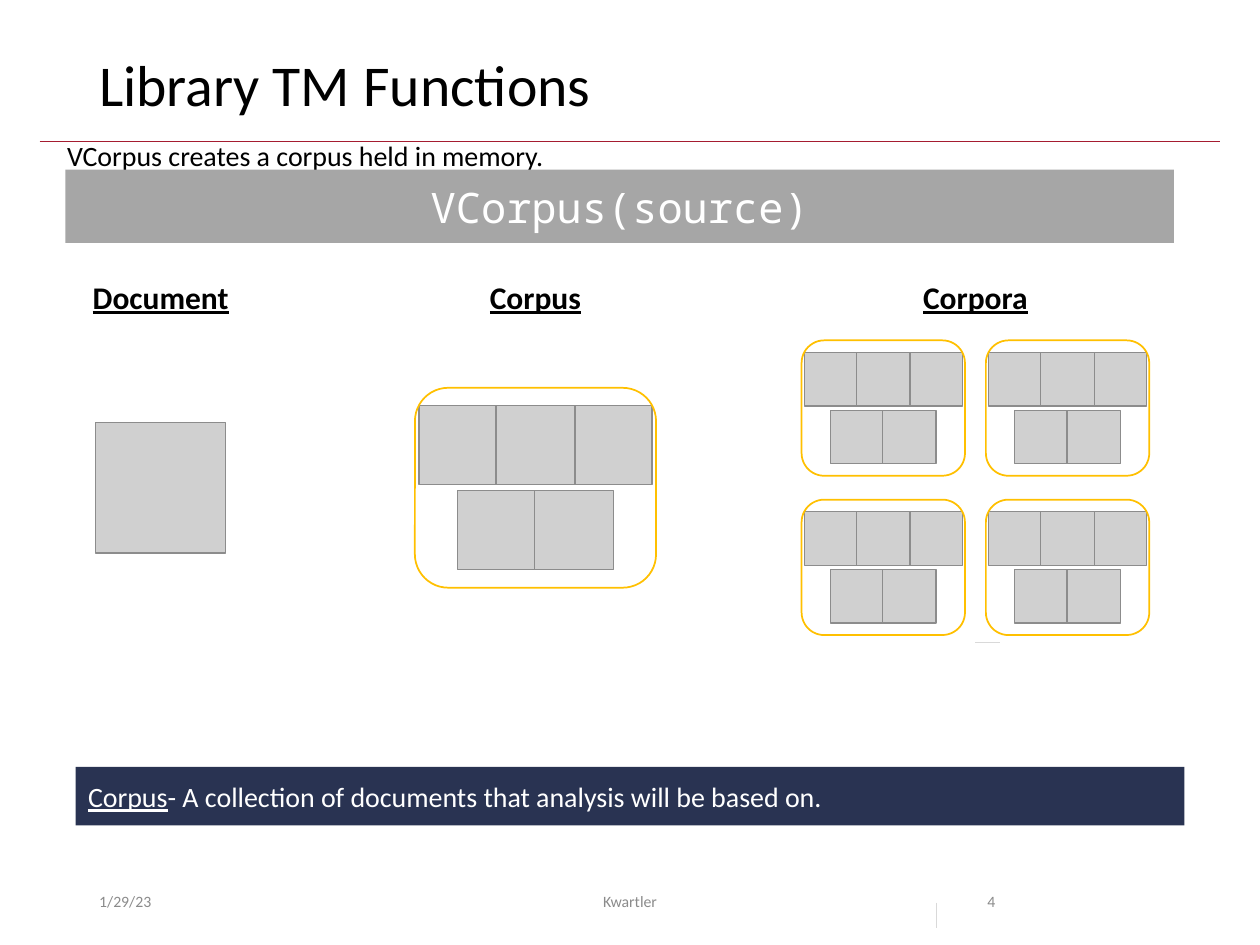
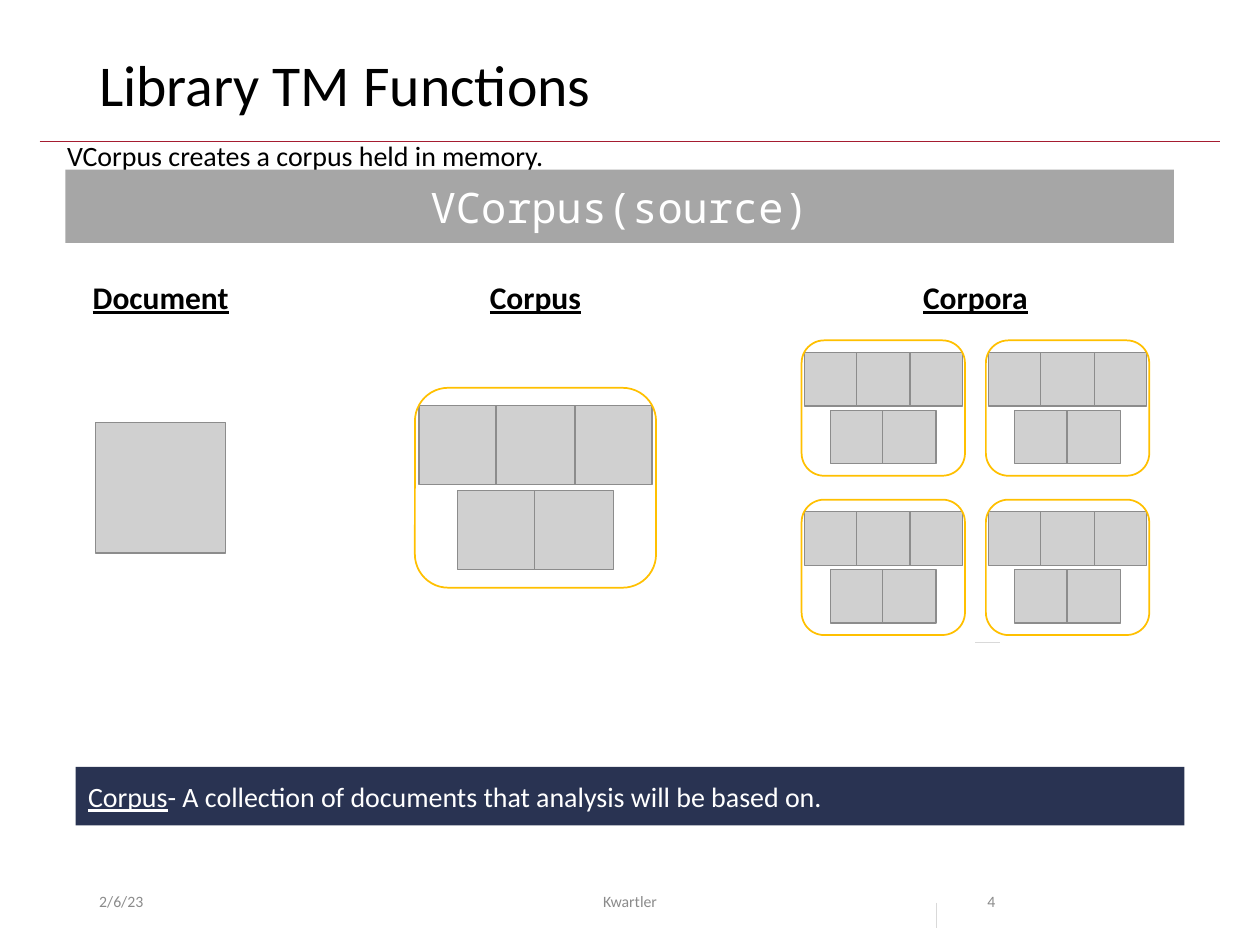
Before and after one commit to kwartler/Odum_Feb_23, a slide deck: slide 4 of lessons/Feb6/Class1C_PreProcessing_TermFreq.pptx. Drawn at 1260x945 pixels with LibreOffice and Linux fonts; fonts in the diff are those of the drawing; grey boxes stand for pictures. Boxes give left, top, right and bottom in pixels: in the first picture for what was removed or moved away, otherwise in the second. Text is boxed around its words. In the diff, an @@ line names an element or a change of style, - is before the commit and + after.

```diff
--- a/lessons/Feb6/Class1C_PreProcessing_TermFreq.pptx
+++ b/lessons/Feb6/Class1C_PreProcessing_TermFreq.pptx
@@ text at [99, 896, 143, 908]: text changed @@
-1/29/23
+2/6/23
```
Also in this commit, not shown: 18 other slides changed, 1 other file.
